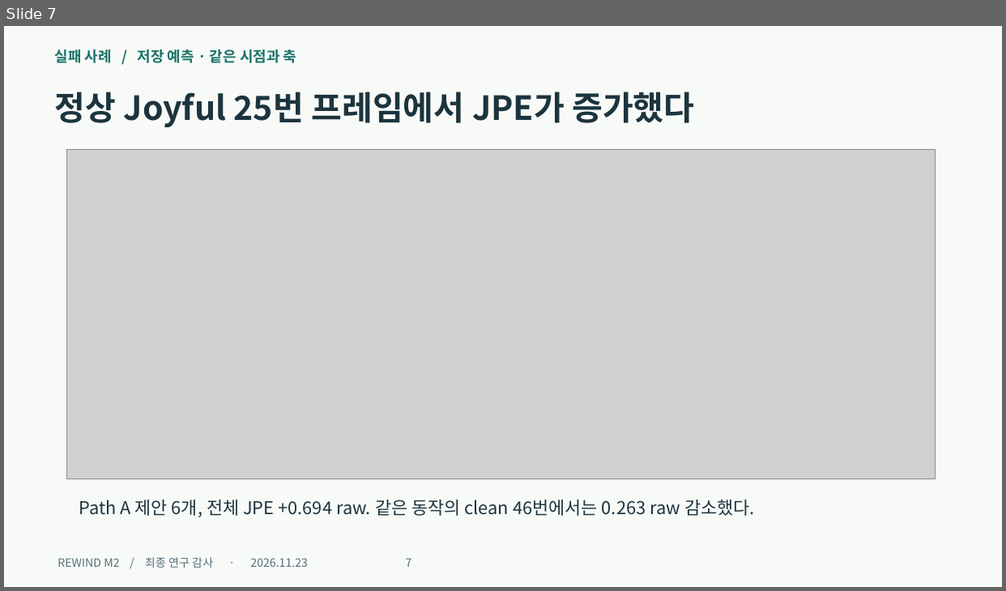
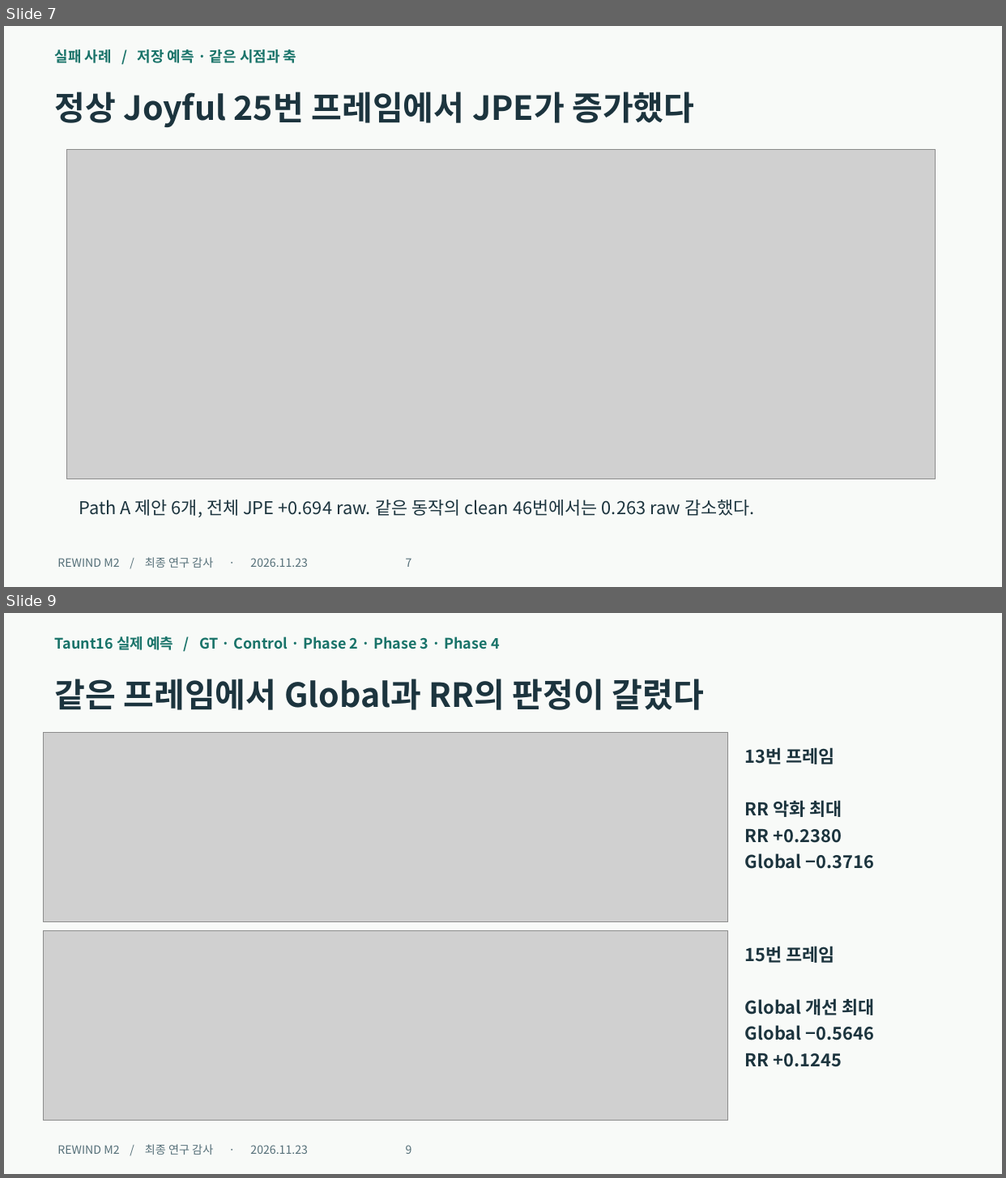
Before and after one commit to darkkyoung/REWIND-like-prototype, a slide deck: experiments/final_m2/final_audit/REWIND_M2_Final.pptx. Shown one above the other, each under a label of ours: slide 7 before the commit, slides 7 and 9 after it; the slides between them are not shown. The pictures are 1006x591 and 1006x1178 pixels, drawn with LibreOffice and Linux fonts; fonts in the diff are those of the drawing; grey boxes stand for pictures. Boxes give left, top, right and bottom in pixels: in the first picture for what was removed or moved away, otherwise in the second. Text is boxed around its words. In the diff, an @@ line names an element or a change of style, - is before the commit and + after.

Commit message:
docs: [최종 발표] Taunt16 T4 실측과 사전 판정 통합
- 동결 예측의 전역·상대 오차와 실제 보정 프레임 수 재계산
- 동일 축 사례와 기존 검증 대비 변화량을 발표 및 보고서에 반영
- 슬라이드별 발표 원고와 예상 질의 및 실측 검증 기록 추가

```diff
--- a/experiments/final_m2/final_audit/REWIND_M2_Final.pptx
+++ b/experiments/final_m2/final_audit/REWIND_M2_Final.pptx
@@ slide 9 added at [4, 613, 1002, 1174], background #F8FAF8 @@
@@ text added at [55, 636, 500, 650], 14 pt, text #197369, bold @@
+Taunt16 실제 예측 / GT · Control · Phase 2 · Phase 3 · Phase 4
@@ text added at [55, 679, 704, 710], 32 pt, text #1C343E, bold @@
+같은 프레임에서 Global과 RR의 판정이 갈렸다
@@ picture added at [43, 733, 728, 922] @@
@@ text added at [745, 747, 874, 869], 17 pt, text #1C343E, bold @@
+13번 프레임
+RR 악화 최대
+RR +0.2380
+Global −0.3716
@@ picture added at [43, 931, 728, 1121] @@
@@ text added at [745, 946, 875, 1067], 17 pt, text #1C343E, bold @@
+15번 프레임
+Global 개선 최대
+Global −0.5646
+RR +0.1245
@@ text added at [57, 1144, 412, 1155], 11 pt, text #556F78 @@
+REWIND M2 / 최종 연구 감사 · 2026.11.23 9
```
Also in this commit, not shown: 1 slide changed, 2 other slides added, 2 slides removed, 11 other files.
